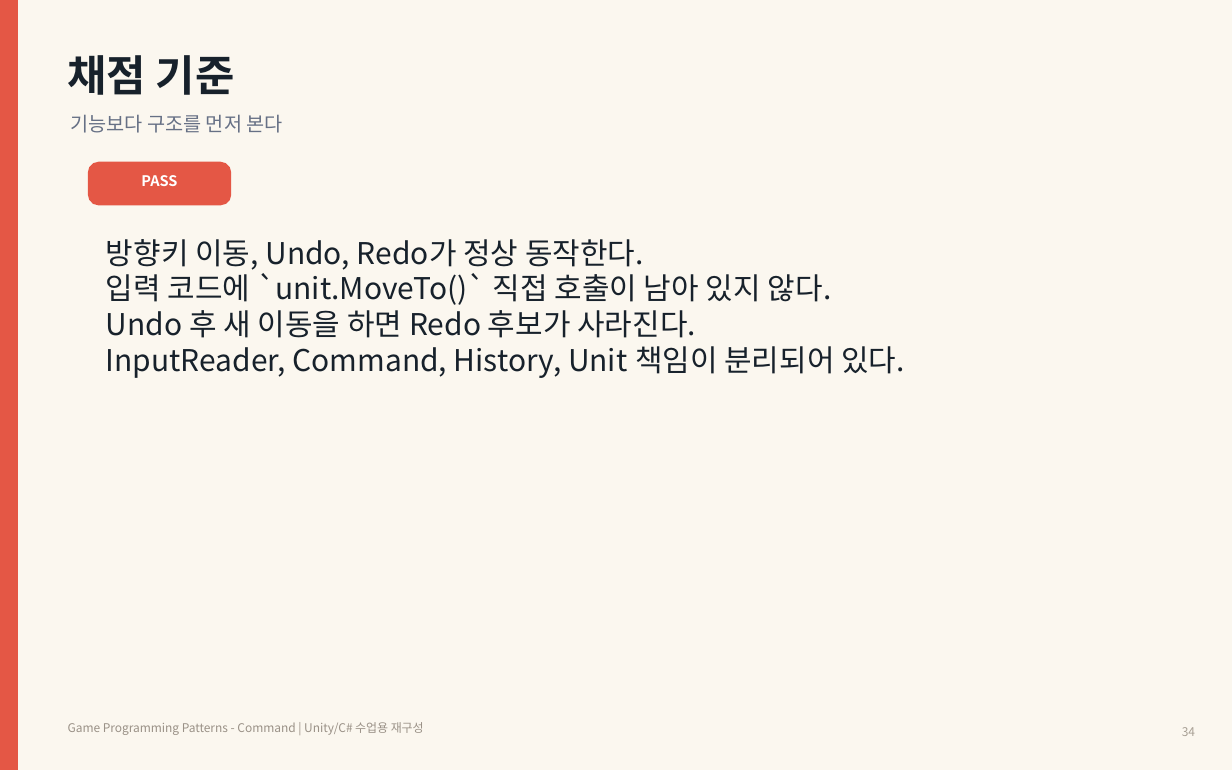
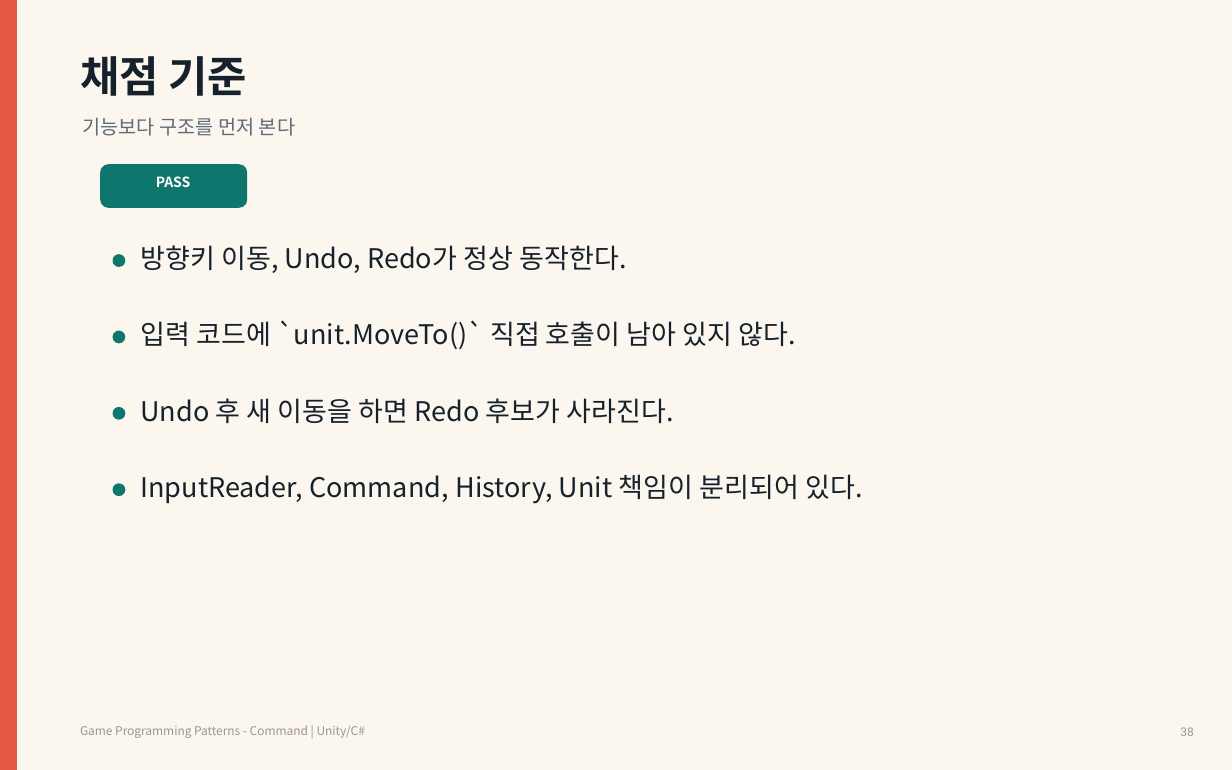
Before and after one commit to Meerkat-GMD/unity-programming-pattern, a slide deck: slide 38 of 강의자료/유니티 프로그래밍 패턴 2차시 - Command Pattern.pptx (slide 32 before the commit). Drawn at 1232x770 pixels with LibreOffice and Linux fonts; fonts in the diff are those of the drawing. Boxes give left, top, right and bottom in pixels: in the first picture for what was removed or moved away, otherwise in the second. Text is boxed around its words. In the diff, an @@ line names an element or a change of style, - is before the commit and + after.

Commit message:
Improve Command Pattern PPT readability

```diff
--- a/강의자료/유니티 프로그래밍 패턴 2차시 - Command Pattern.pptx
+++ b/강의자료/유니티 프로그래밍 패턴 2차시 - Command Pattern.pptx
@@ text "채점 기준": place and size @@
-text "채점 기준" at (68, 55, 235, 95)
+text "채점 기준" at (80, 56, 247, 96)
@@ text "기능보다 구조를 먼저 본다": place and size @@
-text "기능보다 구조를 먼저 본다" at (70, 114, 283, 133)
+text "기능보다 구조를 먼저 본다" at (83, 117, 295, 136)
@@ text "기능보다 구조를 먼저 본다" at (83, 117, 295, 136): text colour #667085 to #606B78 @@
@@ rounded rectangle: place and size @@
-rounded rectangle at (89, 163, 230, 205)
+rounded rectangle at (101, 165, 246, 207)
@@ rounded rectangle at (101, 165, 246, 207): fill #E45745 to #0F766E; outline #E45745 1 pt to #0F766E 1 pt; proportions changed @@
@@ text "PASS": place and size @@
-text "PASS" at (141, 175, 177, 186)
+text "PASS" at (156, 176, 191, 187)
@@ text "PASS" at (156, 176, 191, 187): size 8.5 to 8.2 pt @@
@@ text at (106, 239, 832, 305): paragraphs removed @@
-방향키 이동, Undo, Redo가 정상 동작한다.
-입력 코드에 `unit.MoveTo()` 직접 호출이 남아 있지 않다.
@@ ellipse added at (113, 255, 124, 266), fill #0F766E, outline #0F766E 1 pt @@
@@ text added at (140, 245, 626, 273), 15.8 pt, text #17212B @@
+방향키 이동, Undo, Redo가 정상 동작한다.
@@ text added at (140, 320, 796, 349), 15.8 pt, text #17212B @@
+입력 코드에 `unit.MoveTo()` 직접 호출이 남아 있지 않다.
@@ text at (106, 346, 905, 378): paragraph removed @@
-InputReader, Command, History, Unit 책임이 분리되어 있다.
@@ ellipse added at (113, 331, 124, 342), fill #0F766E, outline #0F766E 1 pt @@
@@ ellipse added at (113, 408, 124, 419), fill #0F766E, outline #0F766E 1 pt @@
@@ text "Undo 후 새 이동을 하면 ...": place and size @@
-text "Undo 후 새 이동을 하면 ..." at (106, 239, 905, 378)
+text "Undo 후 새 이동을 하면 ..." at (140, 398, 674, 423)
@@ text "Undo 후 새 이동을 하면 ..." at (140, 398, 674, 423): size 17.5 to 15.8 pt @@
@@ text added at (140, 474, 863, 504), 15.8 pt, text #17212B @@
+InputReader, Command, History, Unit 책임이 분리되어 있다.
@@ ellipse added at (113, 484, 124, 495), fill #0F766E, outline #0F766E 1 pt @@
@@ text at (80, 725, 365, 738): text changed; text colour #9A9187 to #9F968C @@
-Game Programming Patterns - Command | Unity/C# 수업용 재구성
+Game Programming Patterns - Command | Unity/C#
@@ text at (1180, 727, 1193, 736): text changed; font Noto Sans CJK KR to Roboto; text colour #A79F94 to #9F968C @@
-34
+38
```
Also in this commit, not shown: 33 other slides changed, 6 slides added.
